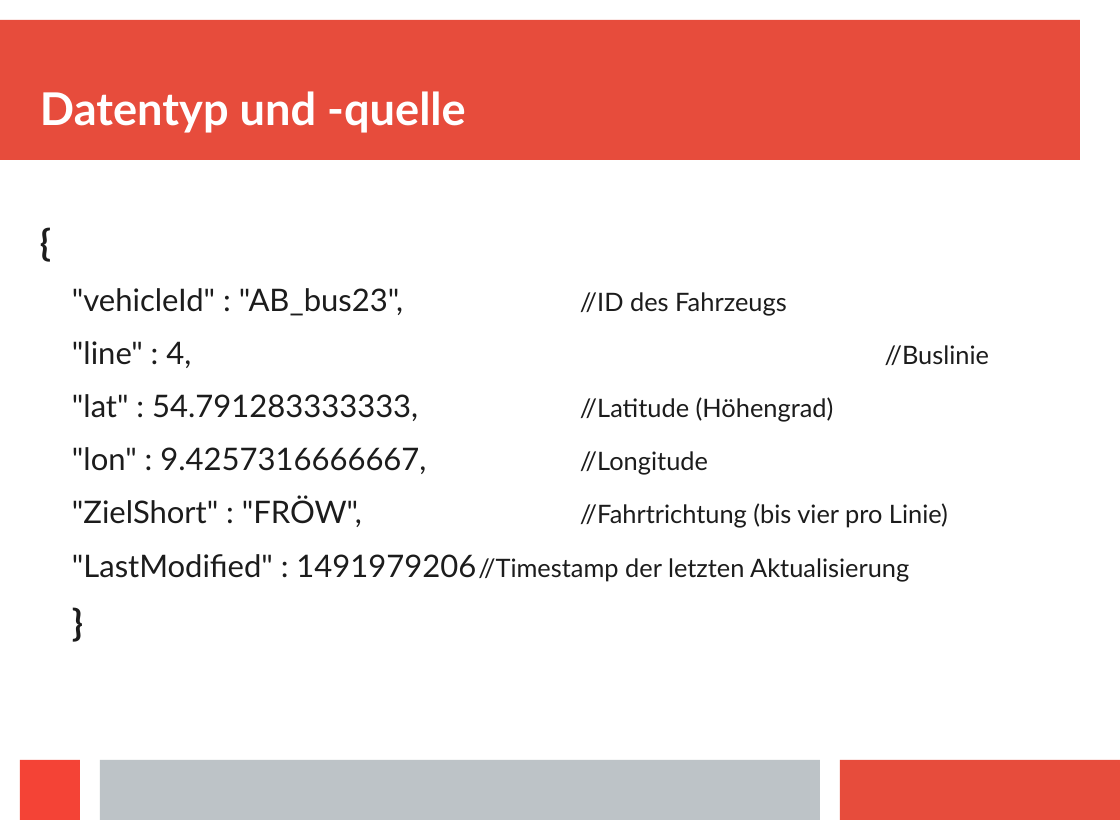
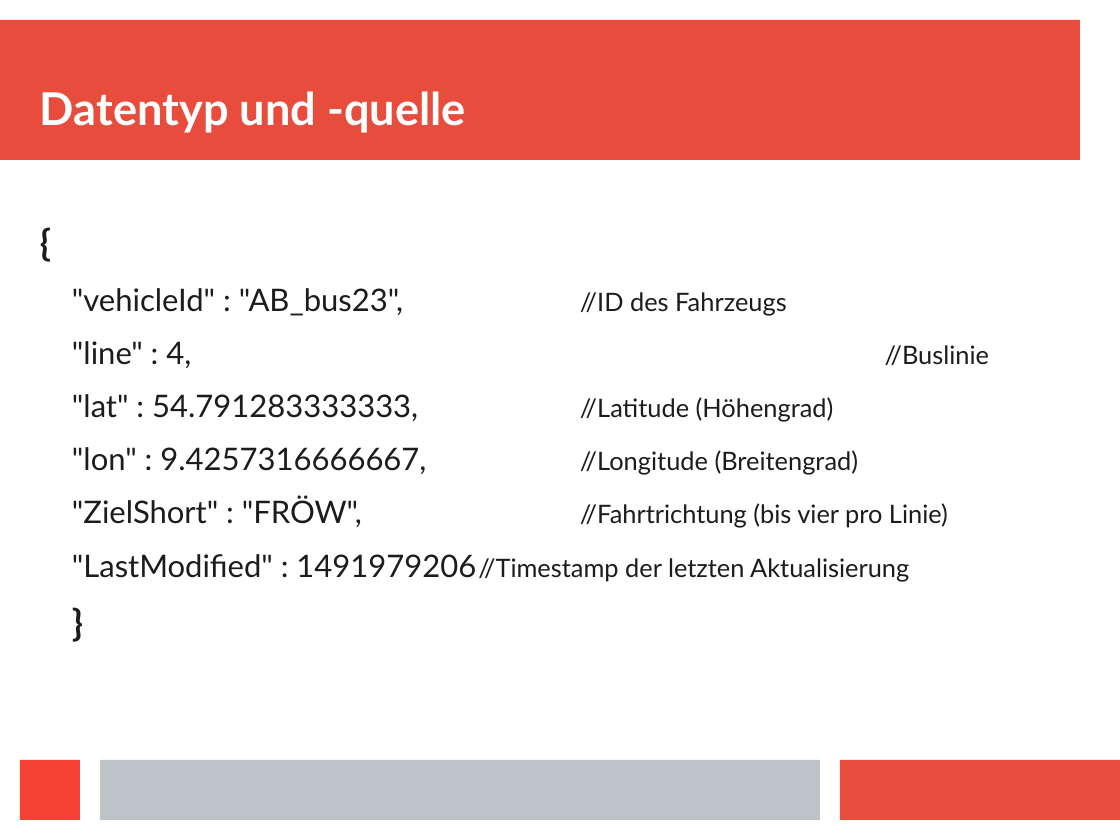
Before and after one commit to Centro1993/Busradar-Visualization, a slide deck: slide 5 of Presentation/Busradar-Mining.odp. Drawn at 1120x840 pixels with LibreOffice and Linux fonts; fonts in the diff are those of the drawing. Boxes give left, top, right and bottom in pixels: in the first picture for what was removed or moved away, otherwise in the second. Text is boxed around its words. In the diff, an @@ line names an element or a change of style, - is before the commit and + after.

```diff
--- a/Presentation/Busradar-Mining.odp
+++ b/Presentation/Busradar-Mining.odp
@@ text at [72, 447, 859, 475]: text changed; size 22 to 18 pt @@
-  "lon" : 9.4257316666667, //Longitude
+  "lon" : 9.4257316666667, //Longitude (Breitengrad)
```
Also in this commit, not shown: 3 other files.
